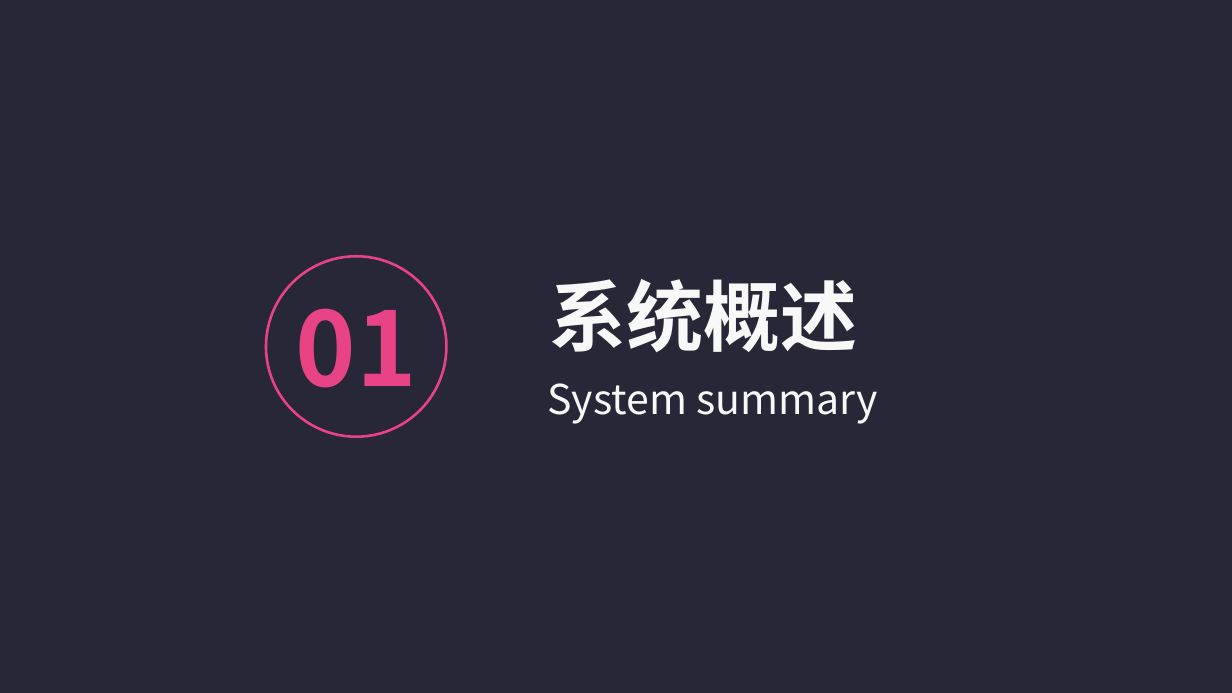
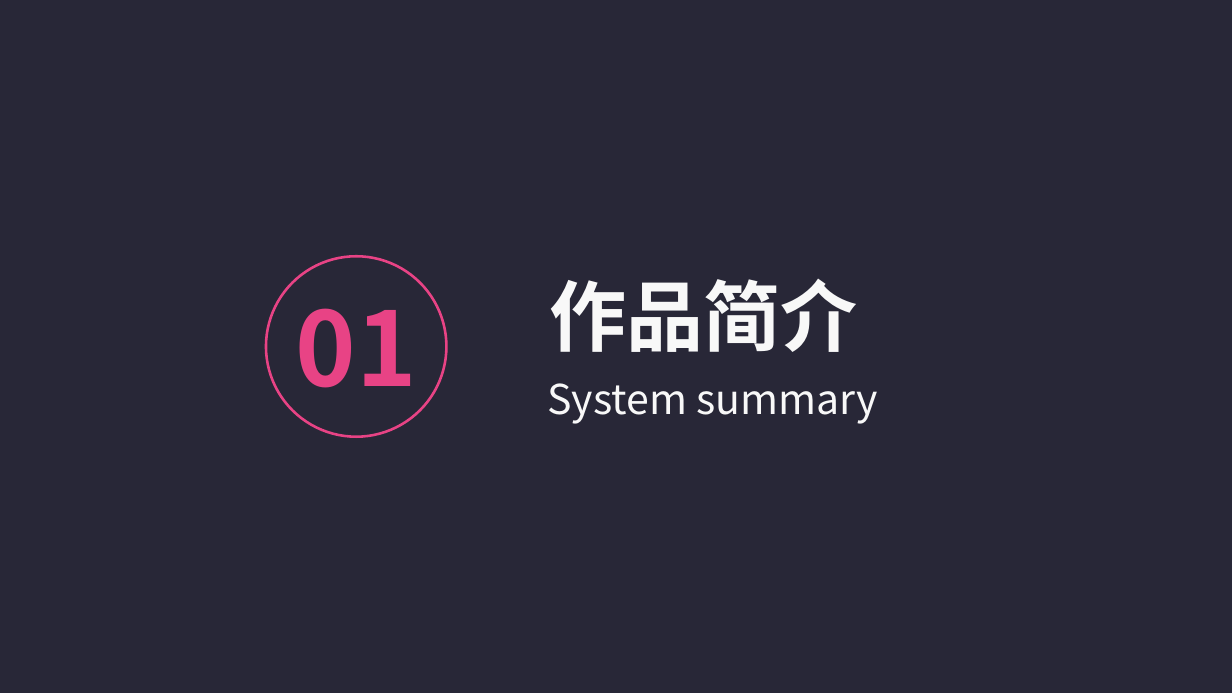
Before and after one commit to logic-basic/Graduation_Project, a slide deck: slide 3 of 答辩演示-党家翮.pptx. Drawn at 1232x693 pixels with LibreOffice and Linux fonts; fonts in the diff are those of the drawing. Boxes give left, top, right and bottom in pixels: in the first picture for what was removed or moved away, otherwise in the second. Text is boxed around its words. In the diff, an @@ line names an element or a change of style, - is before the commit and + after.

```diff
--- a/答辩演示-党家翮.pptx
+++ b/答辩演示-党家翮.pptx
@@ background #FFFFFF to #282737 @@
@@ rectangle removed at bbox=[0, 0, 1232, 693] @@
@@ text at bbox=[549, 279, 857, 352]: text changed @@
-系统概述
+作品简介
```
Also in this commit, not shown: 20 other slides changed, 1 slide added, 3 slides removed.
